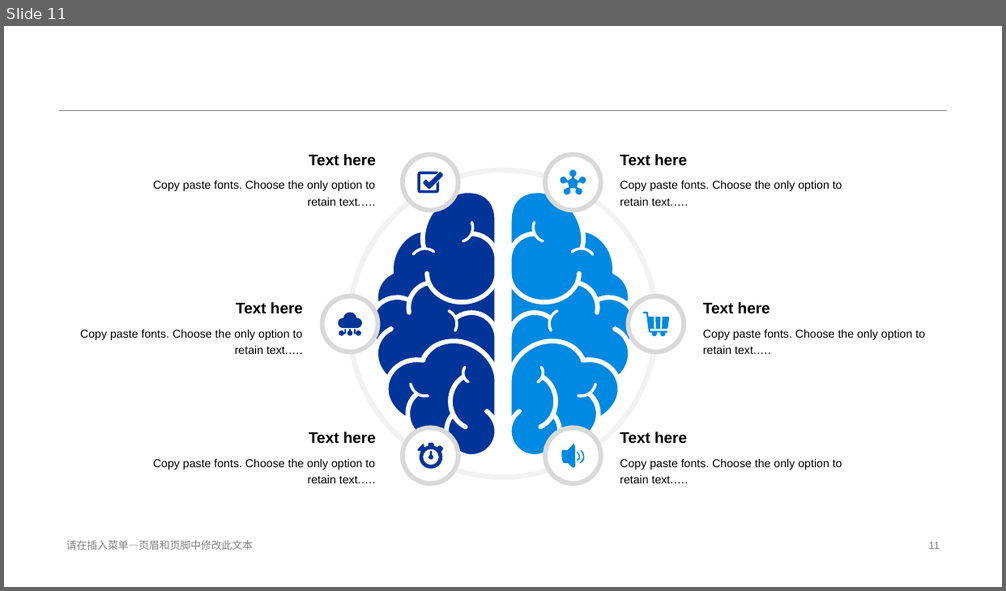
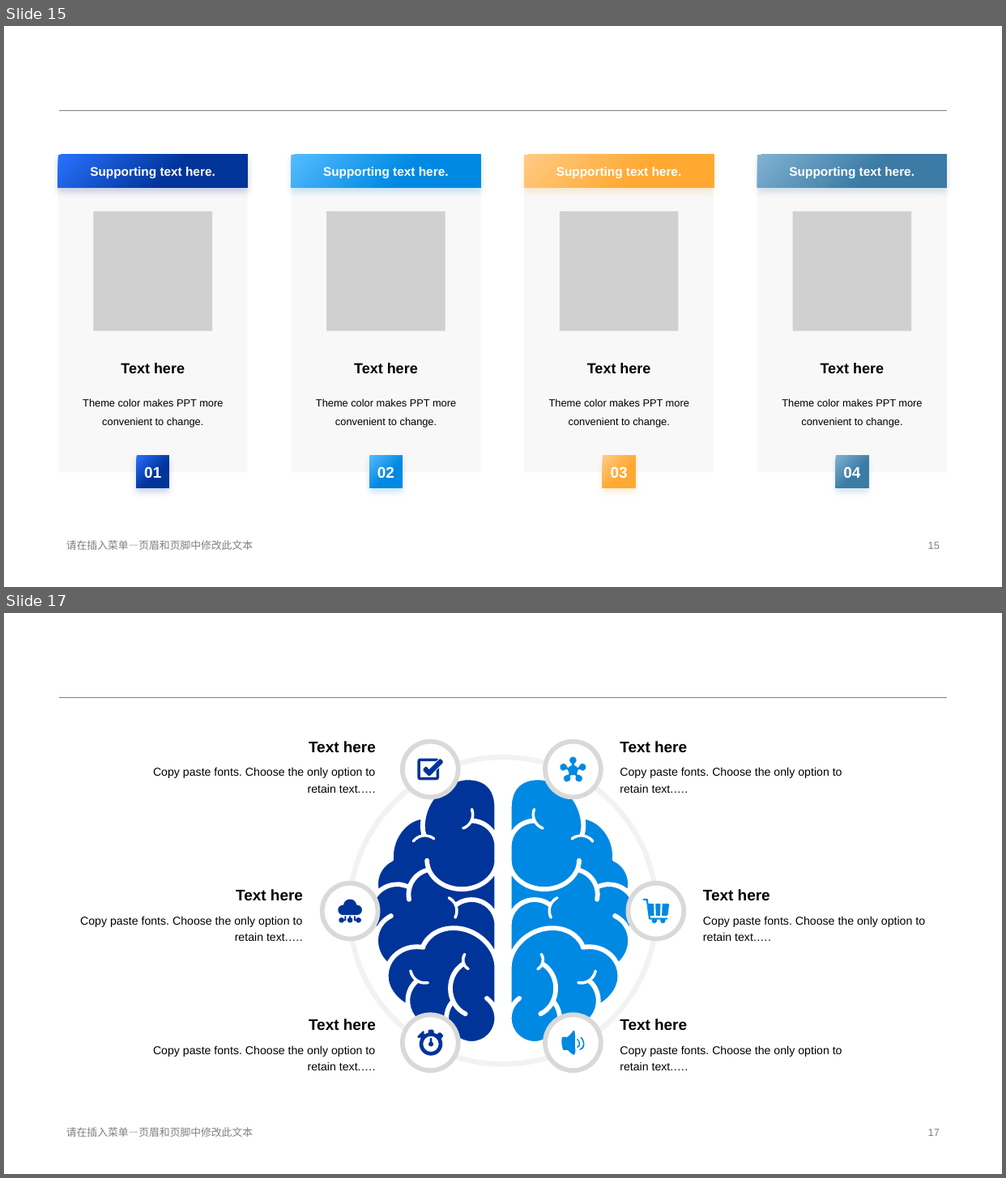
Before and after one commit to zyao197/zyao197.github.io, a slide deck: Mindset.pptx. Shown one above the other, each under a label of ours: slide 11 before the commit, slides 15 and 17 after it; the slides between them are not shown. The pictures are 1006x591 and 1006x1178 pixels, drawn with LibreOffice and Linux fonts; fonts in the diff are those of the drawing; grey boxes stand for pictures. Boxes give left, top, right and bottom in pixels: in the first picture for what was removed or moved away, otherwise in the second. Text is boxed around its words. In the diff, an @@ line names an element or a change of style, - is before the commit and + after.

```diff
--- a/Mindset.pptx
+++ b/Mindset.pptx
@@ slide 15 added at <box>4,26,1002,587</box>, background #FFFFFF; not listed: 1 template element that a slide beside it also shows @@
@@ group added at <box>58,155,947,489</box>: 12 rectangles, 8 texts, 4 pictures @@
+Supporting text here.
+Text here
+Theme color makes PPT more convenient to change.
+01
+Supporting text here.
+Text here
+Theme color makes PPT more convenient to change.
+02
+Supporting text here.
+Text here
+Theme color makes PPT more convenient to change.
+03
+Supporting text here.
+Text here
+Theme color makes PPT more convenient to change.
+04
@@ text added at <box>66,540,253,550</box>, 10 pt, text #808080 @@
+请在插入菜单—页眉和页脚中修改此文本
@@ page number added at <box>928,542,940,549</box>, 10 pt, text #808080 @@
+15
@@ what was slide 11 is now slide 17 @@
@@ page number at <box>928,1129,940,1136</box>: text changed @@
-11
+17
```
Also in this commit, not shown: 6 slides changed, 5 other slides added.
